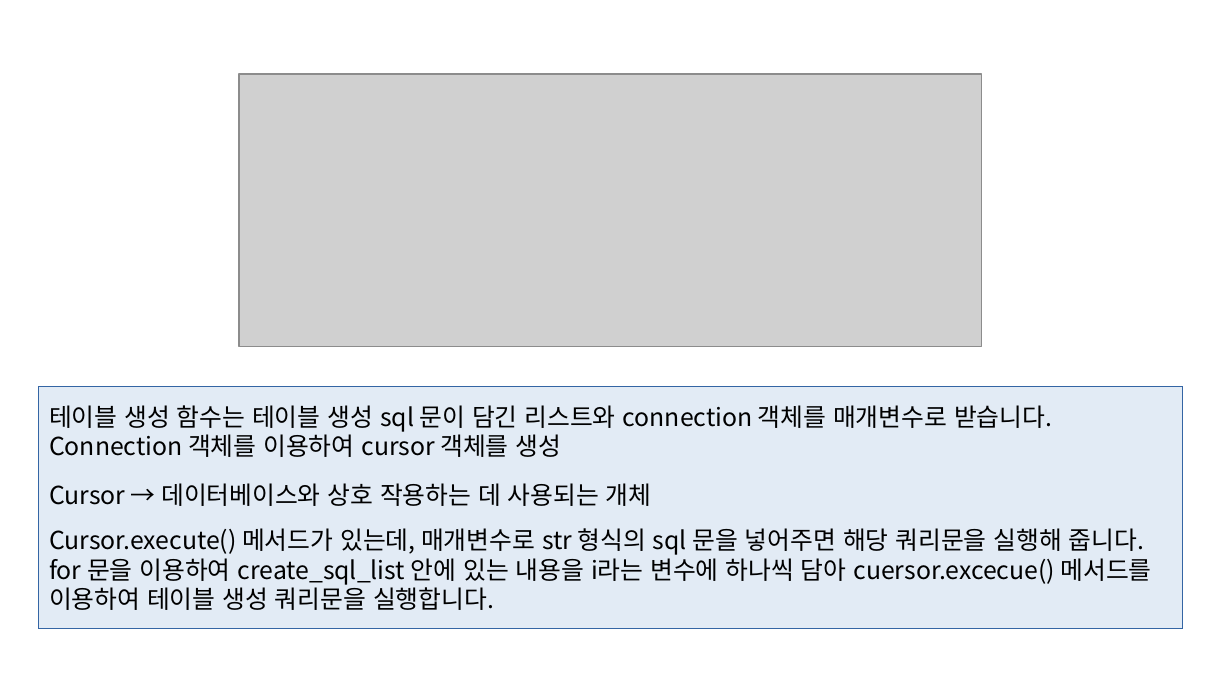
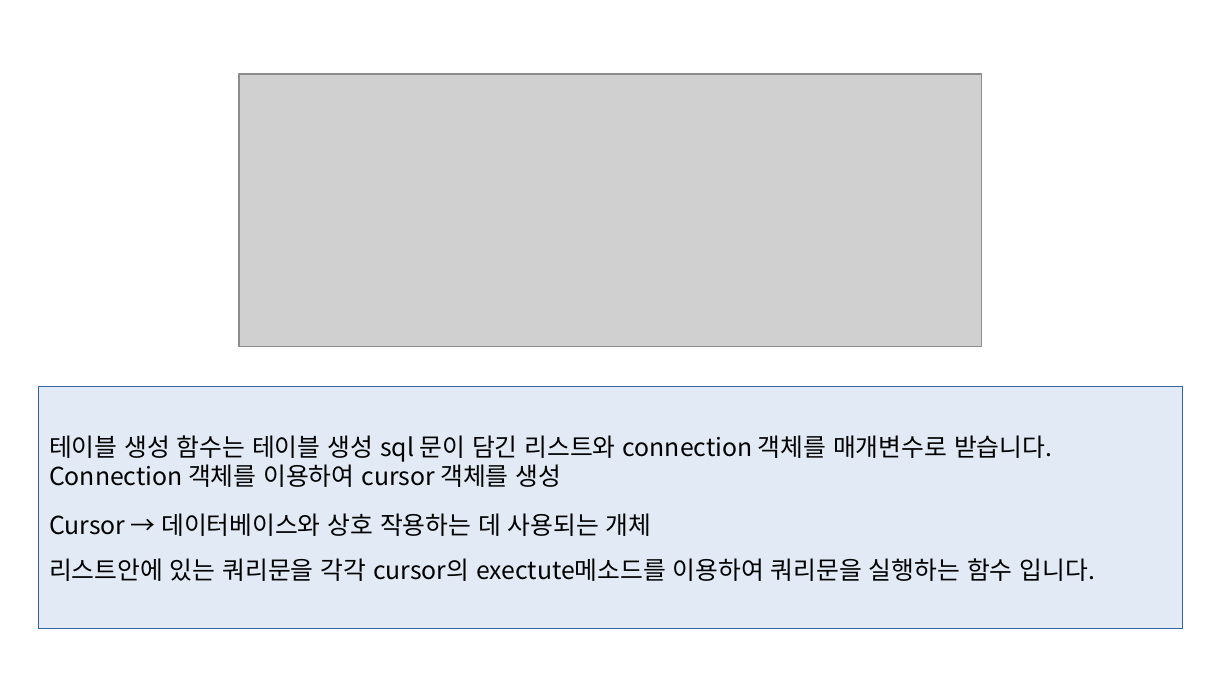
Before and after one commit to deardeer123/workspace_sts, a slide deck: slide 13 of python_study/project_python/파이썬_프로젝트2/한국 전기 안전 공사 감전 사고.pptx. Drawn at 1232x693 pixels with LibreOffice and Linux fonts; fonts in the diff are those of the drawing; grey boxes stand for pictures. Boxes give left, top, right and bottom in pixels: in the first picture for what was removed or moved away, otherwise in the second. Text is boxed around its words. In the diff, an @@ line names an element or a change of style, - is before the commit and + after.

```diff
--- a/python_study/project_python/파이썬_프로젝트2/한국 전기 안전 공사 감전 사고.pptx
+++ b/python_study/project_python/파이썬_프로젝트2/한국 전기 안전 공사 감전 사고.pptx
@@ text in rectangle at [49,558,1096,581]: text changed @@
-Cursor.execute() 메서드가 있는데, 매개변수로 str 형식의 sql 문을 넣어주면 해당 쿼리문을 실행해 줍니다.
-for 문을 이용하여 create_sql_list 안에 있는 내용을 i라는 변수에 하나씩 담아 cuersor.excecue() 메서드를 이용하여 테이블 생성 쿼리문을 실행합니다.
+리스트안에 있는 쿼리문을 각각 cursor의 exectute메소드를 이용하여 쿼리문을 실행하는 함수 입니다.
```
Also in this commit, not shown: 11 other slides changed, 3 slides added, 2 slides removed, 2 other files.
